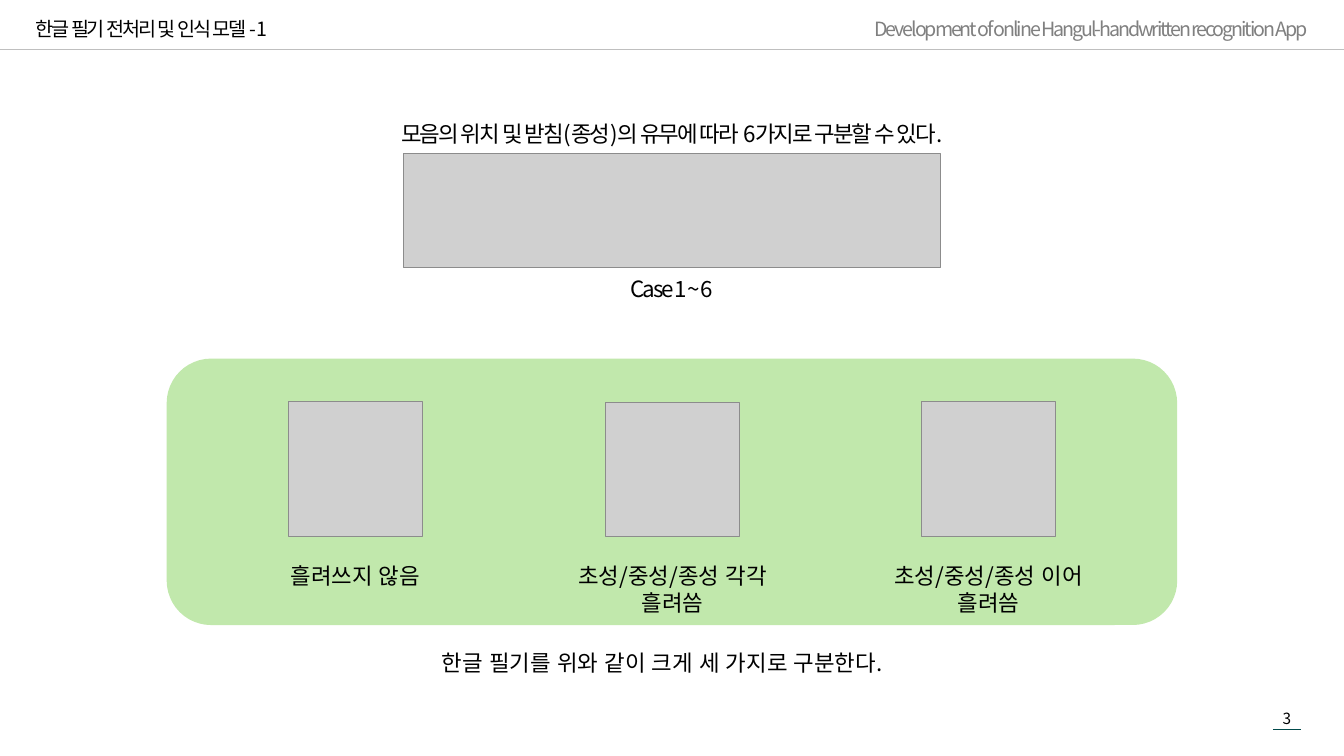
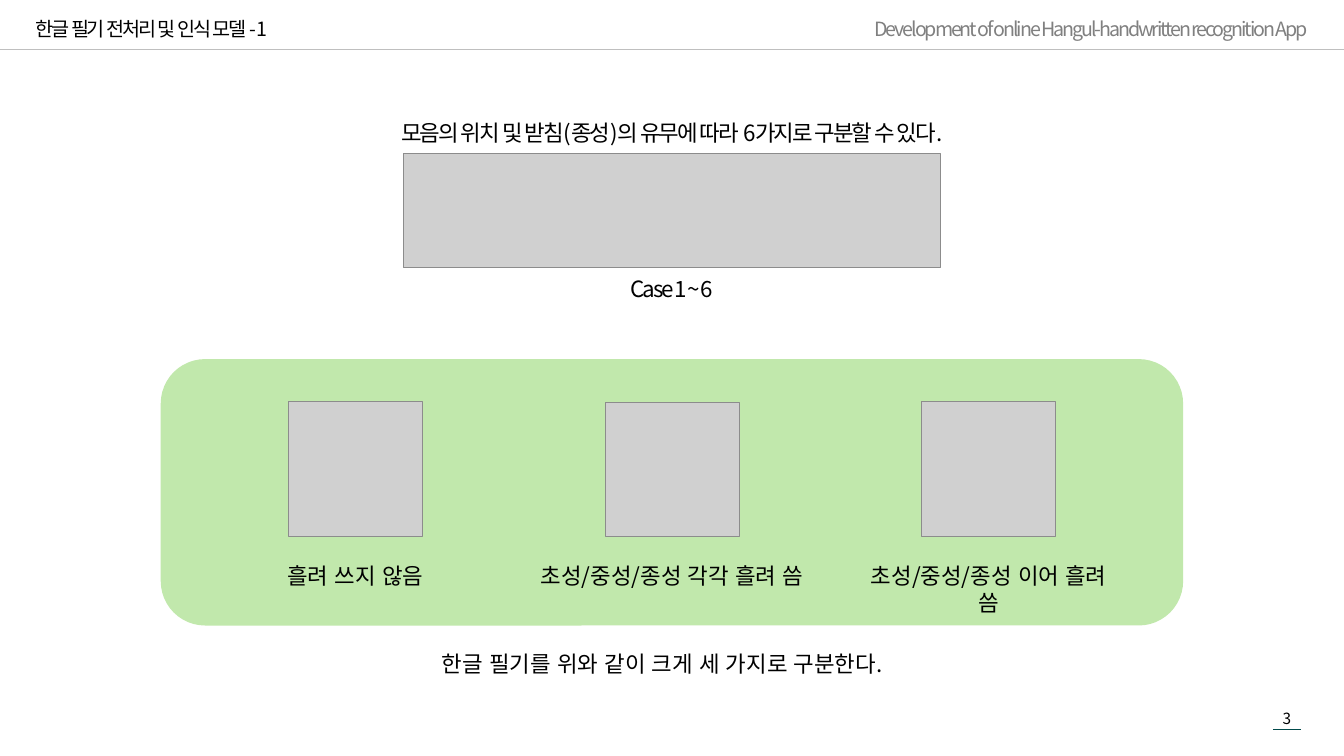
Before and after one commit to soyeonii/DI_Lab, a slide deck: slide 3 of document/presentation/2022 한국정보기술학회 추계 종합학술대회_이소연.pptx. Drawn at 1344x756 pixels with LibreOffice and Linux fonts; fonts in the diff are those of the drawing; grey boxes stand for pictures. Boxes give left, top, right and bottom in pixels: in the first picture for what was removed or moved away, otherwise in the second. Text is boxed around its words. In the diff, an @@ line names an element or a change of style, - is before the commit and + after.

```diff
--- a/document/presentation/2022 한국정보기술학회 추계 종합학술대회_이소연.pptx
+++ b/document/presentation/2022 한국정보기술학회 추계 종합학술대회_이소연.pptx
@@ rounded rectangle: place and size @@
-rounded rectangle at [166, 359, 1178, 625]
+rounded rectangle at [160, 359, 1183, 625]
@@ text at [287, 565, 423, 586]: spaces changed @@
-흘려쓰지 않음
+흘려 쓰지 않음
@@ text at [541, 565, 803, 588]: spaces changed @@
-초성/중성/종성 각각 흘려씀
+초성/중성/종성 각각 흘려 씀
@@ text at [871, 565, 1106, 588]: spaces changed @@
-초성/중성/종성 이어 흘려씀
+초성/중성/종성 이어 흘려 씀
```
Also in this commit, not shown: 2 other slides changed, 1 other file.
